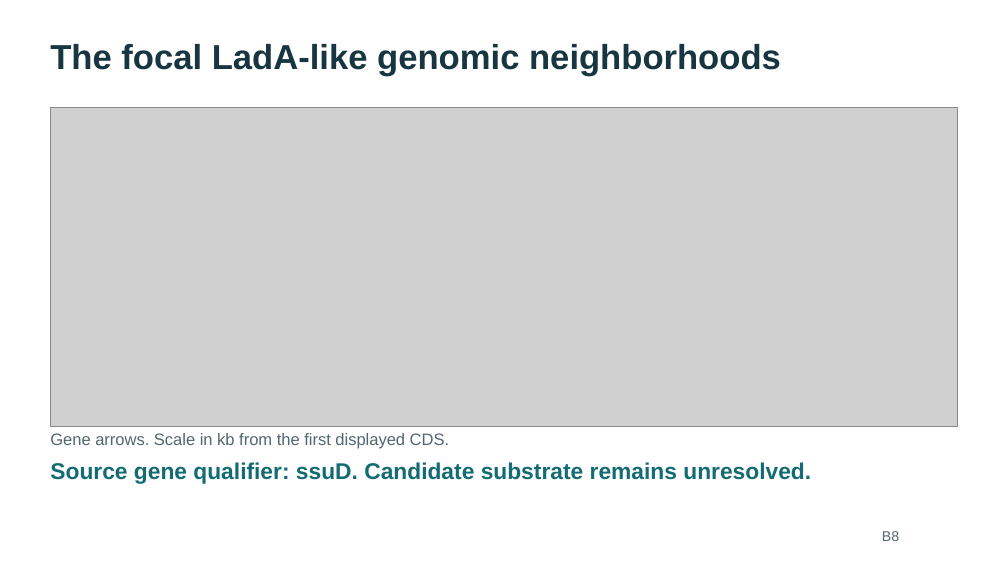
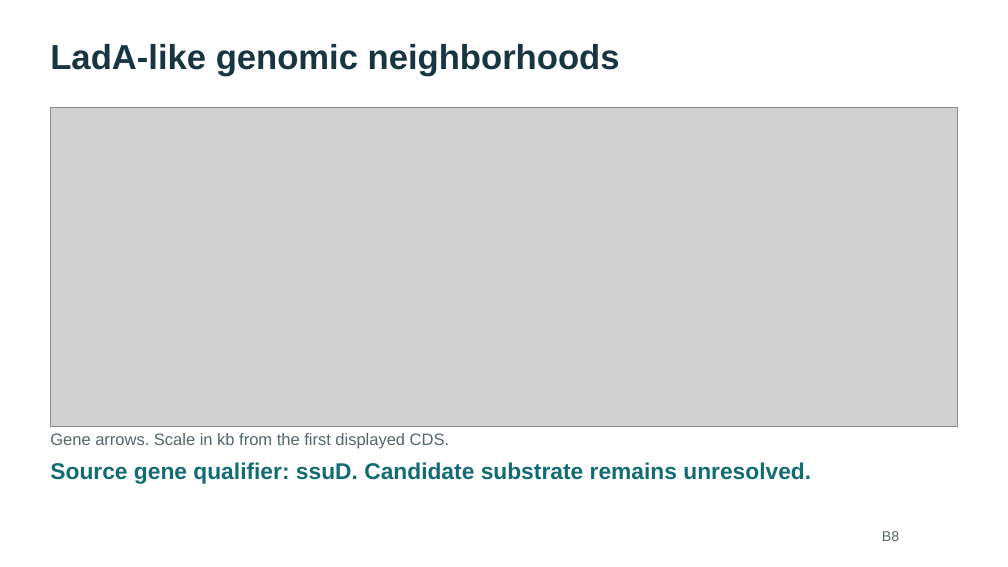
Before and after one commit to WhyAdr/sm-manu, a slide deck: slide 31 of explainer/NMZ-Serratia-genomics-explainer-2026-10-20.pptx (slide 20 before the commit). Drawn at 1008x567 pixels with LibreOffice and Linux fonts; fonts in the diff are those of the drawing; grey boxes stand for pictures. Boxes give left, top, right and bottom in pixels: in the first picture for what was removed or moved away, otherwise in the second. Text is boxed around its words. In the diff, an @@ line names an element or a change of style, - is before the commit and + after.

Commit message:
Expand genomics explainer with visual concepts and evidence examples

```diff
--- a/explainer/NMZ-Serratia-genomics-explainer-2026-10-20.pptx
+++ b/explainer/NMZ-Serratia-genomics-explainer-2026-10-20.pptx
@@ text at [50, 44, 620, 76]: text changed @@
-The focal LadA-like genomic neighborhoods
+LadA-like genomic neighborhoods
```
Also in this commit, not shown: 11 other slides changed, 11 slides added, 22 other files.
